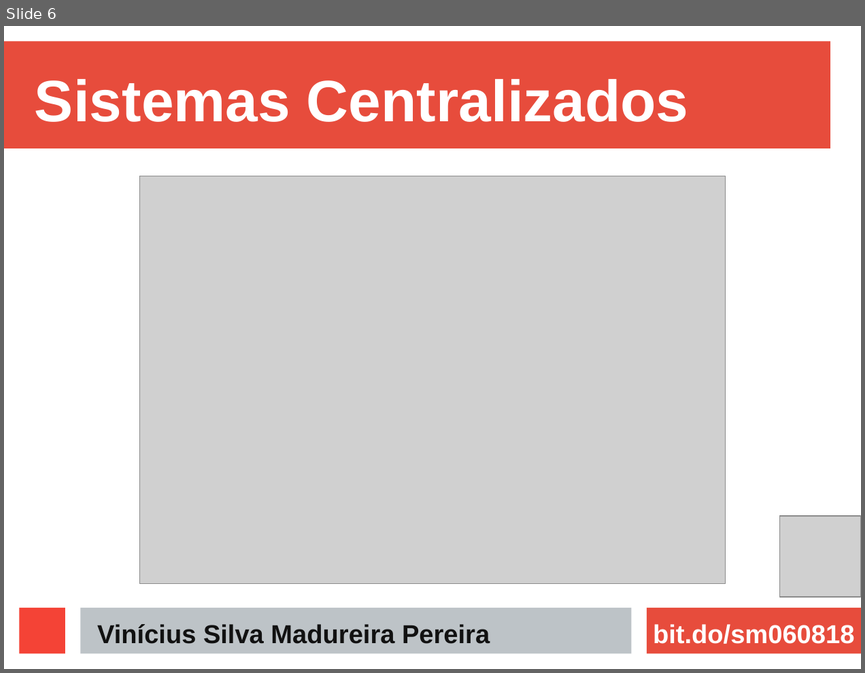
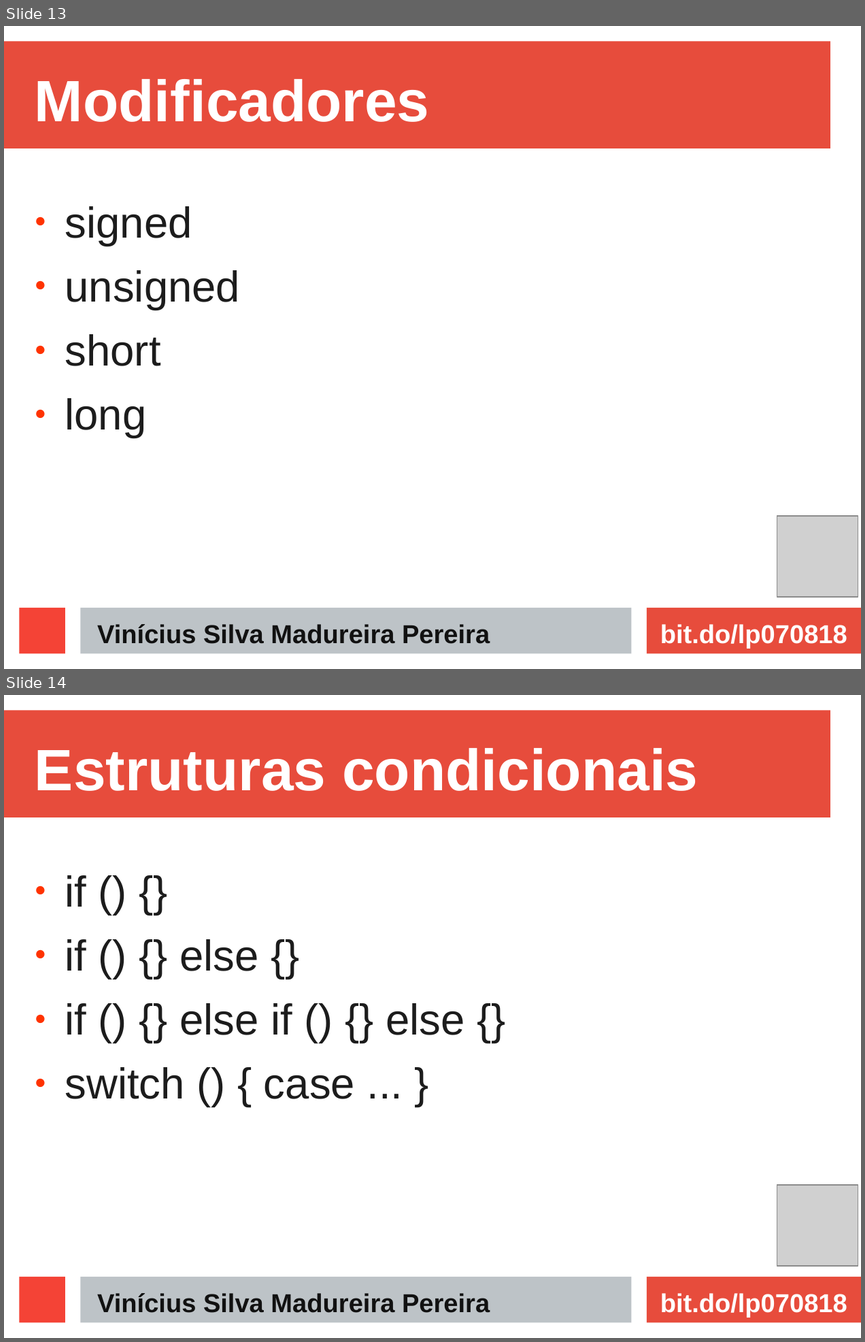
Before and after one commit to ViniciusMadureira/etec, a slide deck: apresentacao.odp. Shown one above the other, each under a label of ours: slide 6 before the commit, slides 13 and 14 after it. The pictures are 865x673 and 865x1342 pixels, drawn with LibreOffice and Linux fonts; fonts in the diff are those of the drawing; grey boxes stand for pictures. Boxes give left, top, right and bottom in pixels: in the first picture for what was removed or moved away, otherwise in the second. Text is boxed around its words. In the diff, an @@ line names an element or a change of style, - is before the commit and + after.

```diff
--- a/apresentacao.odp
+++ b/apresentacao.odp
@@ slide 14 added at <box>4,695,861,1338</box>, background #FFFFFF; not listed: 4 template elements that a slide beside it also shows @@
@@ title added at <box>35,748,698,791</box>, 54 pt, text #FFFFFF, bold @@
+Estruturas condicionais
@@ text added at <box>65,875,465,1099</box>, 40 pt, text #1C1C1C @@
+● if () {}
+● if () {} else {}
+● if () {} else if () {} else {}
+● switch () { case ... }
@@ picture added at <box>777,1185,857,1266</box> @@
@@ text added at <box>97,1293,490,1312</box>, 24 pt, text #111111, bold @@
+Vinícius Silva Madureira Pereira
@@ text added at <box>660,1293,847,1317</box>, 24 pt, text #FFFFFF, bold @@
+bit.do/lp070818
@@ what was slide 6 is now slide 13 @@
@@ slide 13 changed as well @@
@@ title at <box>35,79,430,122</box>: text changed @@
-Sistemas Centralizados
+Modificadores
@@ picture removed at <box>140,176,725,584</box> @@
@@ text added at <box>65,206,241,438</box>, 40 pt, text #1C1C1C @@
+● signed
+● unsigned
+● short
+● long
@@ picture: place and size @@
-picture at <box>780,516,861,597</box>
+picture at <box>777,516,857,597</box>
@@ text at <box>660,624,847,648</box>: text changed @@
-bit.do/sm060818
+bit.do/lp070818
```
Also in this commit, not shown: 8 other slides changed, 9 other slides added, 1 slide removed, 1 other file.
